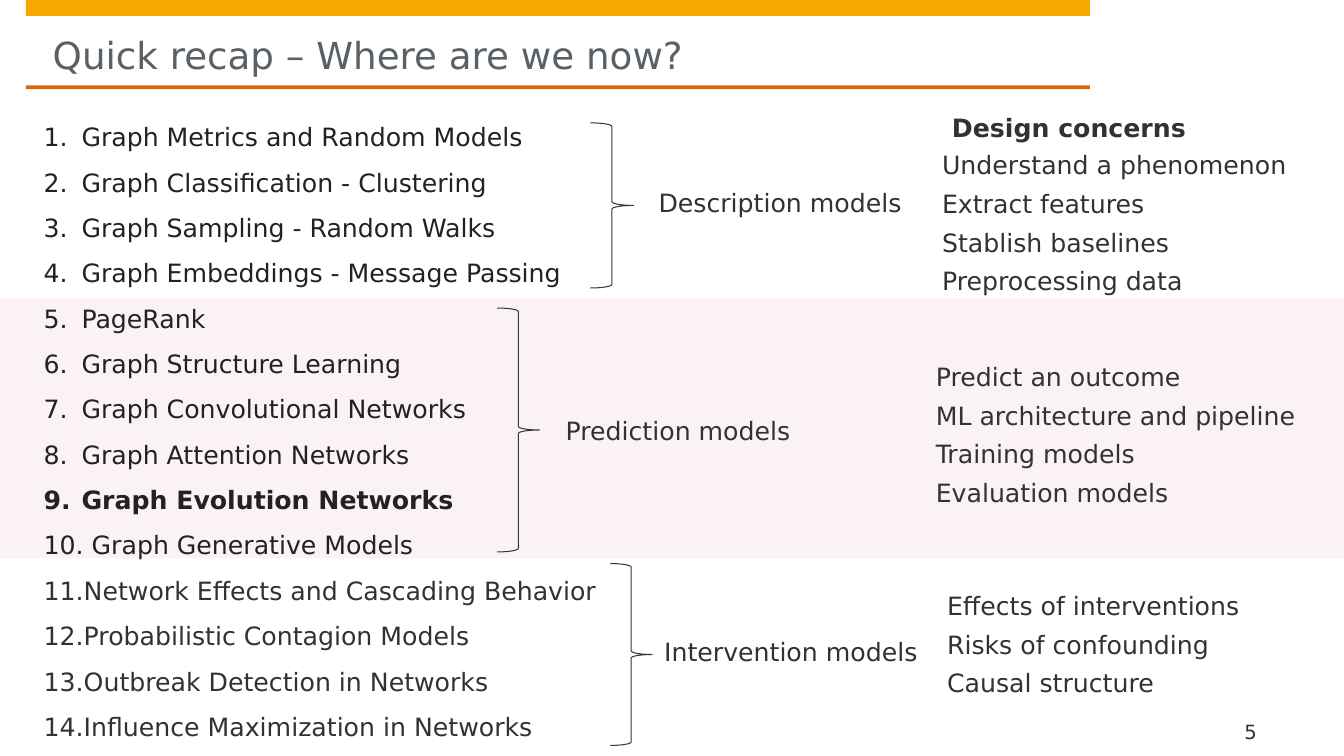
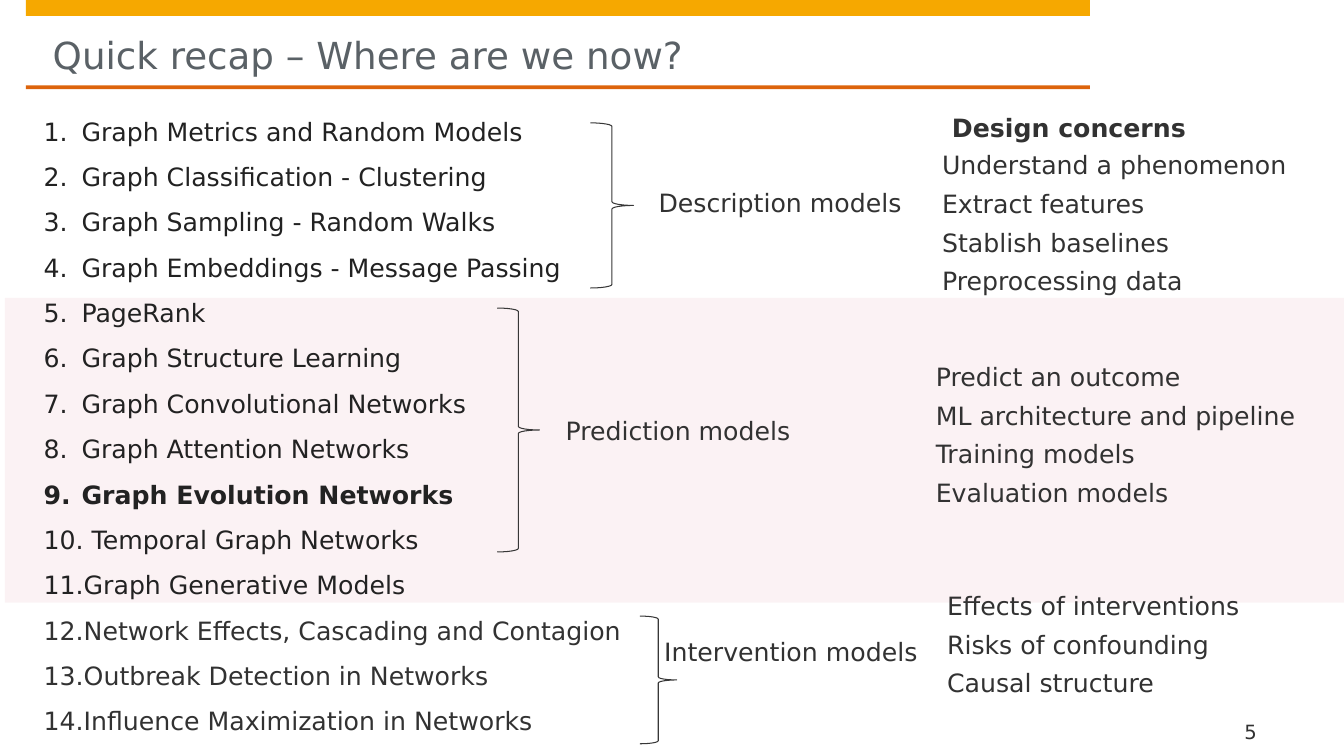
Before and after one commit to hpi-sam/GNN-Course-2020, a slide deck: slide 5 of 9. Graph Evolution Networks.pptx. Drawn at 1344x756 pixels with LibreOffice and Linux fonts; fonts in the diff are those of the drawing; background and template pictures are left out. Boxes give left, top, right and bottom in pixels: in the first picture for what was removed or moved away, otherwise in the second. Text is boxed around its words. In the diff, an @@ line names an element or a change of style, - is before the commit and + after.

```diff
--- a/9. Graph Evolution Networks.pptx
+++ b/9. Graph Evolution Networks.pptx
@@ rectangle: place and size @@
-rectangle at box(0, 298, 1344, 559)
+rectangle at box(5, 297, 1344, 603)
@@ text at box(92, 530, 418, 555): paragraph added @@
+10. Temporal Graph Networks
@@ text at box(44, 621, 621, 646): text changed @@
-11. Network Effects and Cascading Behavior
-12. Probabilistic Contagion Models
+12. Network Effects, Cascading and Contagion
@@ right brace: place and size @@
-right brace at box(610, 564, 652, 745)
+right brace at box(640, 616, 678, 744)
```
Also in this commit, not shown: 1 other slide changed.
